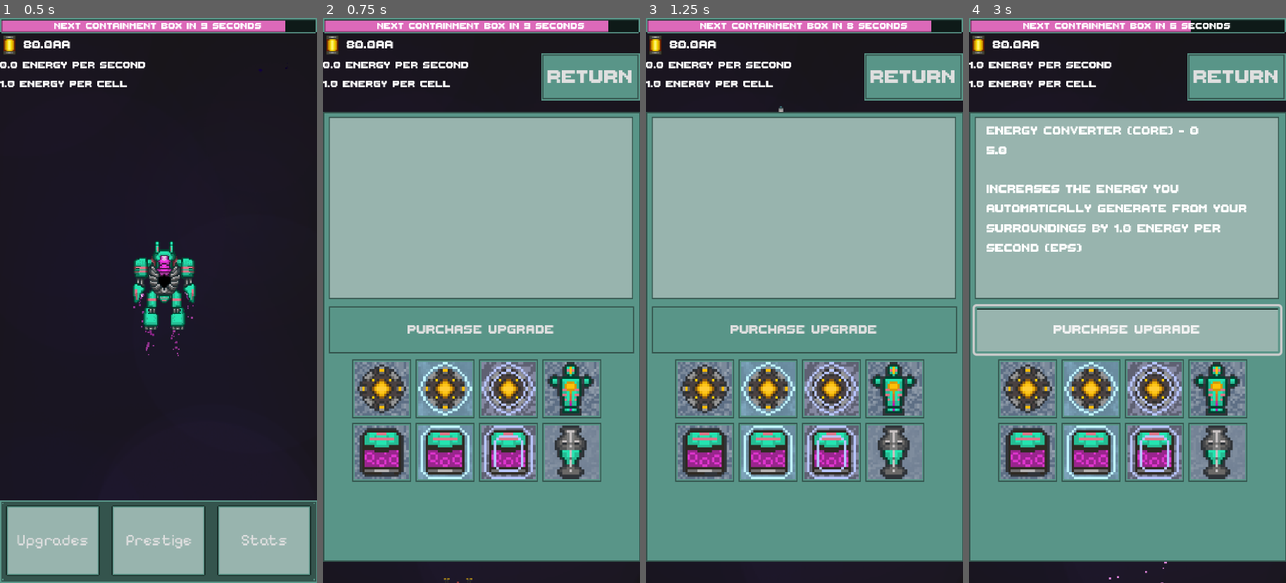
Above: before the commit, frames 1-4 (left to right).
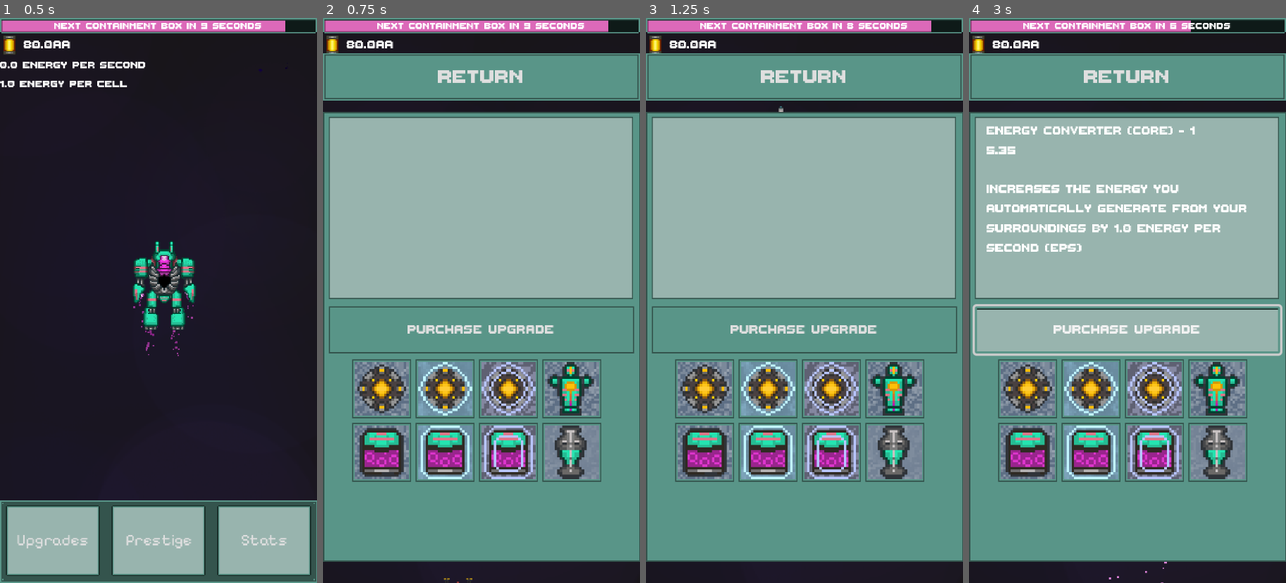
Above: after the commit, the same moments.

Repository: MightyPossum/Kabal-GameJam-2025
Game: Godot game, scene res://assets/scenes/GameScene.tscn
Two runs of this game, one before a commit and one after it. Both use one fixed random seed, a clock stepped at 60 frames per second and the inputs below.
Inputs (mouse positions are in pixels of both pictures, inside the frame that each line leads up to):
- Up to frame 1 (0.5 s): no input
- Up to frame 2 (0.75 s): click "Upgrades" at 0.5 s
- Up to frame 3 (1.25 s): no input
- Up to frame 4 (3 s): click "Purchase Upgrade" at 1.25 s; click (1029, 390) at 2.02 s; click "Purchase Upgrade" at 2.75 s

Frame 1 is identical in both runs. In frame 2, 6.2% of the frame differs, in the area x 0-98%, y 6-15%; in frame 3, 6.2%; in frame 4, 6.3%, in the area x 0-98%, y 6-25%.

Commit message:
Added bugfixes

Diff:
--- a/assets/scenes/ux.gd
+++ b/assets/scenes/ux.gd
@@ -99,6 +99,7 @@
 		stat.upgrade_level()
 		print("Purchased stat: %s, new level: %d" % [GLOBAL.STAT_TYPE_NAMES[stat.type], stat.level])
 		print_upgrade_icons() # Refresh the icons after purchase
+		set_upgrade_description(stat)
 	else:
 		print("Not enough energy to purchase stat: %s, cost: %s" % [GLOBAL.STAT_TYPE_NAMES[stat.type], stat.cost.toAA()])
 
--- a/assets/scenes/ux.tscn
+++ b/assets/scenes/ux.tscn
@@ -214,7 +214,6 @@
 unique_name_in_owner = true
 custom_minimum_size = Vector2(0, 40)
 layout_mode = 2
-size_flags_horizontal = 8
 theme_override_fonts/font = ExtResource("6_w3aai")
 theme_override_font_sizes/font_size = 25
 theme_override_styles/hover = SubResource("StyleBoxTexture_7w7j3")
@@ -356,7 +355,6 @@
 [node name="close_prestige_menu" type="Button" parent="prestigemenu/VBoxContainer2"]
 custom_minimum_size = Vector2(0, 40)
 layout_mode = 2
-size_flags_horizontal = 8
 theme_override_fonts/font = ExtResource("6_w3aai")
 theme_override_font_sizes/font_size = 25
 theme_override_styles/hover = SubResource("StyleBoxTexture_7w7j3")
--- a/assets/scripts/globalvariables.gd
+++ b/assets/scripts/globalvariables.gd
@@ -236,7 +236,7 @@
 			addition_value = addition_value.plus(value_dictionary[stat])
 		elif stat.value_application_type == VALUE_APPLICATION_TYPE.MULTIPLICATION:
 			if stat.value_type == VALUE_TYPE.PERCENTAGE:
-				multiplication_value = multiplication_value.plus(Big.new(1).plus(value_dictionary[stat]/100))
+				multiplication_value = multiplication_value.plus(Big.new(1).plus(value_dictionary[stat].divide(100)))
 			else:
 				multiplication_value = multiplication_value.plus(value_dictionary[stat])
 
Not shown, changed: assets/art/ux/upgrade_icons/Echo_of_the_collapsed_world_2.png.import
